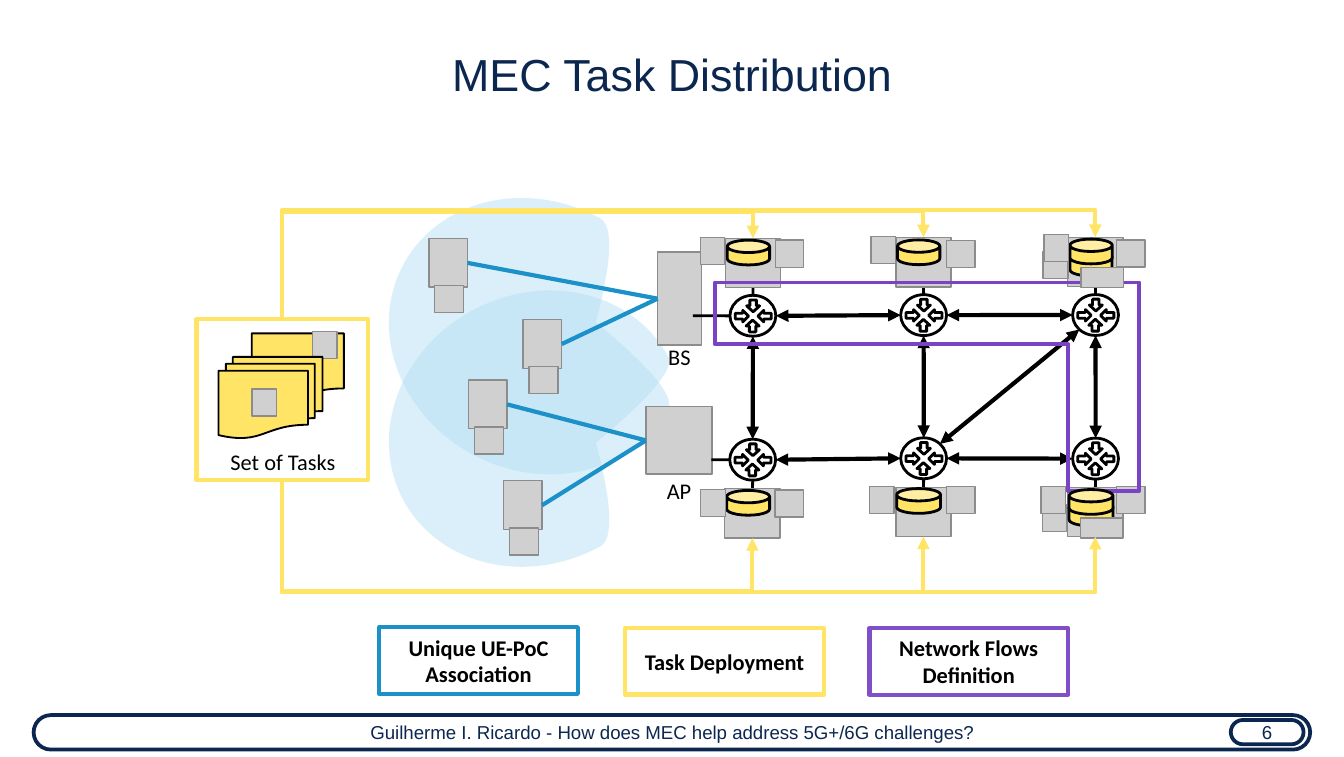
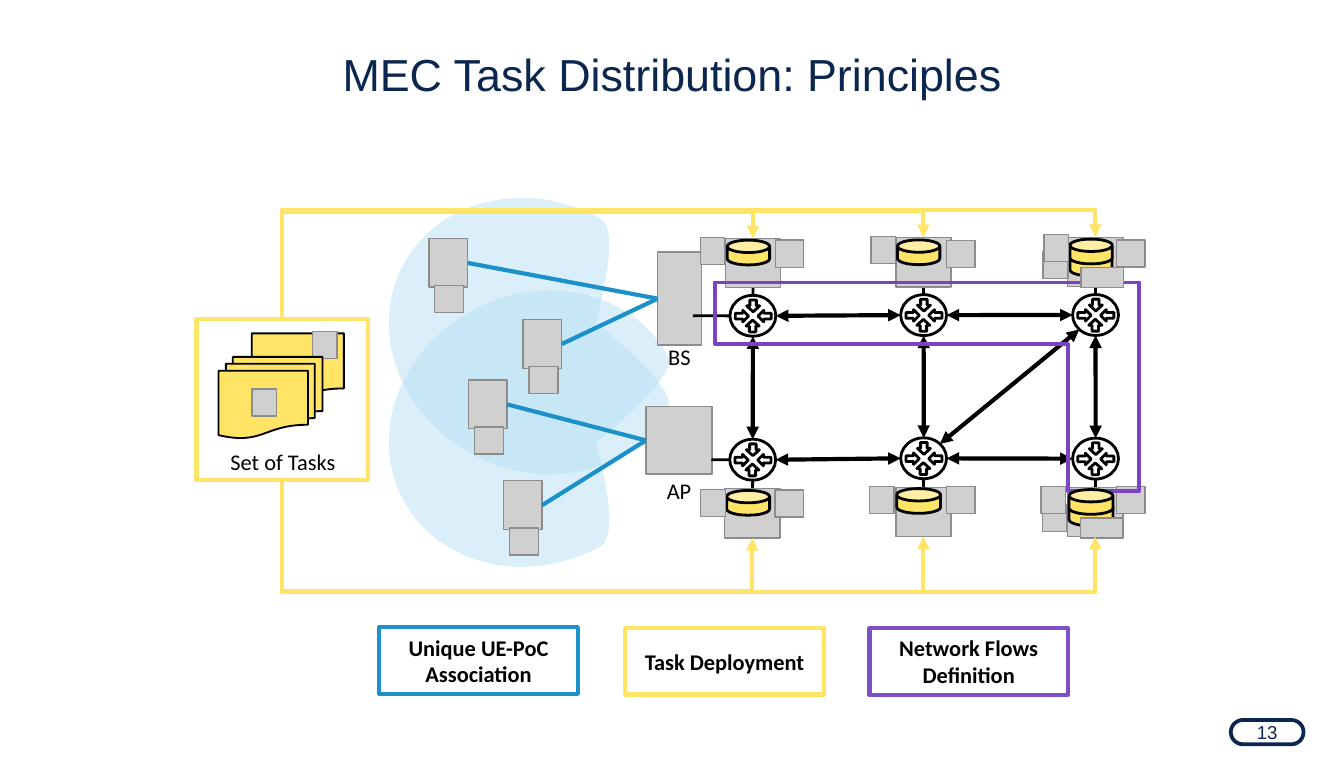
Before and after one commit to guilhermeir/mcf, a slide deck: slide 14 of ensea_background.odp. Drawn at 1344x757 pixels with LibreOffice and Linux fonts; fonts in the diff are those of the drawing; grey boxes stand for pictures. Boxes give left, top, right and bottom in pixels: in the first picture for what was removed or moved away, otherwise in the second. Text is boxed around its words. In the diff, an @@ line names an element or a change of style, - is before the commit and + after.

```diff
--- a/ensea_background.odp
+++ b/ensea_background.odp
@@ text at [343,58,1001,100]: text changed @@
-MEC Task Distribution
+MEC Task Distribution: Principles
@@ rounded rectangle removed at [34,715,1310,750] @@
-Guilherme I. Ricardo - How does MEC help address 5G+/6G challenges?
@@ text in rounded rectangle at [1257,726,1278,744]: text changed @@
-6
+13
```
Also in this commit, not shown: 17 other slides changed, 1 slide added, 4 slides removed, 5 other files.
